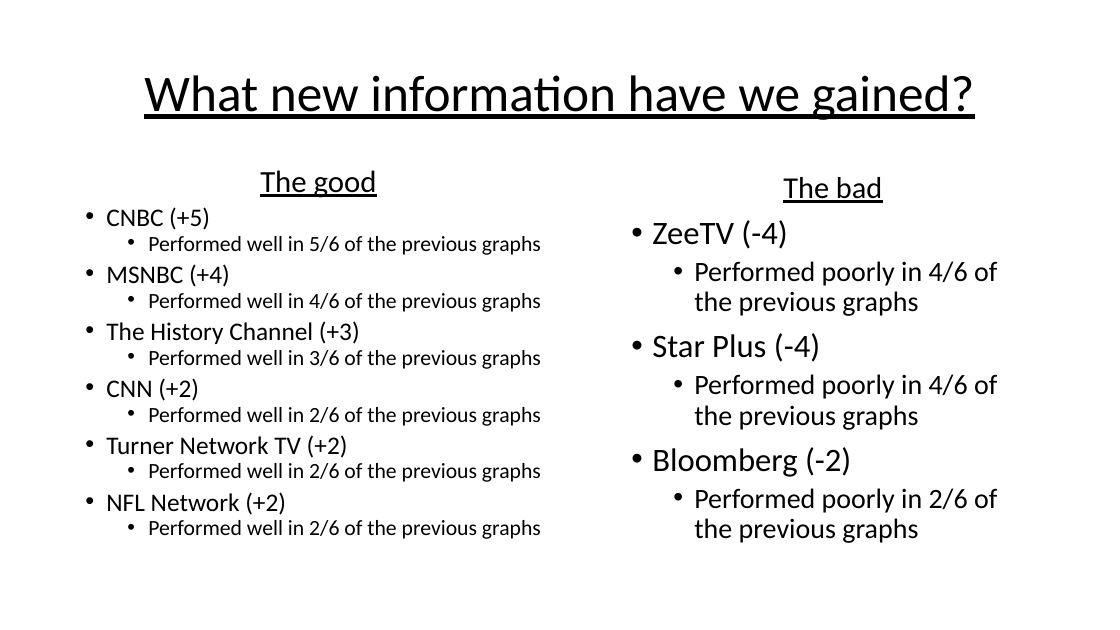
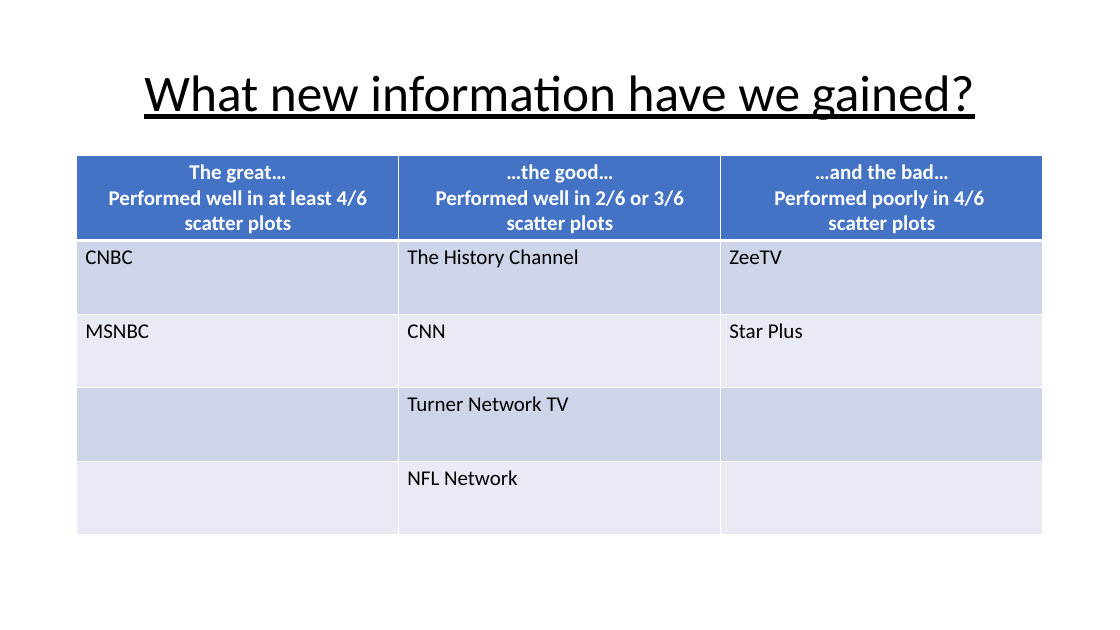
Before and after one commit to papir805/telepulse_ad_campaign_report, a slide deck: slide 17 of companyxyz_presentation.pptx. Drawn at 1120x630 pixels with LibreOffice and Linux fonts; fonts in the diff are those of the drawing. Boxes give left, top, right and bottom in pixels: in the first picture for what was removed or moved away, otherwise in the second. Text is boxed around its words. In the diff, an @@ line names an element or a change of style, - is before the commit and + after.

```diff
--- a/companyxyz_presentation.pptx
+++ b/companyxyz_presentation.pptx
@@ table added at [77, 155, 1043, 534], 5 rows, 3 columns @@
+The great… / Performed well in at least 4/6 scatter plots | …the good… / Performed well in 2/6 or 3/6 scatter plots | …and the bad… / Performed poorly in 4/6 / scatter plots
+CNBC | The History Channel | ZeeTV
+MSNBC | CNN | Star Plus
+ | Turner Network TV | 
+ | NFL Network | 
@@ text removed at [106, 170, 541, 539] @@
-The good
-• CNBC (+5)
-  • Performed well in 5/6 of the previous graphs
-• MSNBC (+4)
-  • Performed well in 4/6 of the previous graphs
-• The History Channel (+3)
-  • Performed well in 3/6 of the previous graphs
-• CNN (+2)
-  • Performed well in 2/6 of the previous graphs
-• Turner Network TV (+2)
-  • Performed well in 2/6 of the previous graphs
-• NFL Network (+2)
-  • Performed well in 2/6 of the previous graphs
@@ text removed at [652, 177, 997, 543] @@
-The bad
-• ZeeTV (-4)
-  • Performed poorly in 4/6 of the previous graphs
-• Star Plus (-4)
-  • Performed poorly in 4/6 of the previous graphs
-• Bloomberg (-2)
-  • Performed poorly in 2/6 of the previous graphs
```
Also in this commit, not shown: 16 other slides changed, 1 slide added, 1 slide removed, 17 other files.
